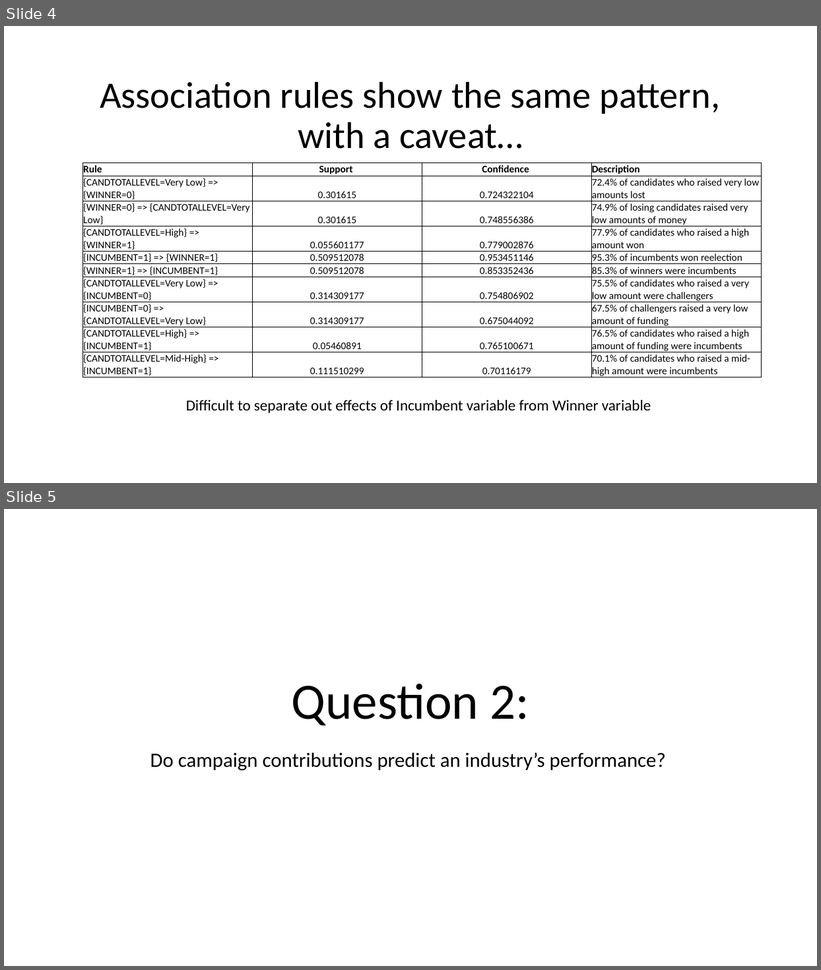
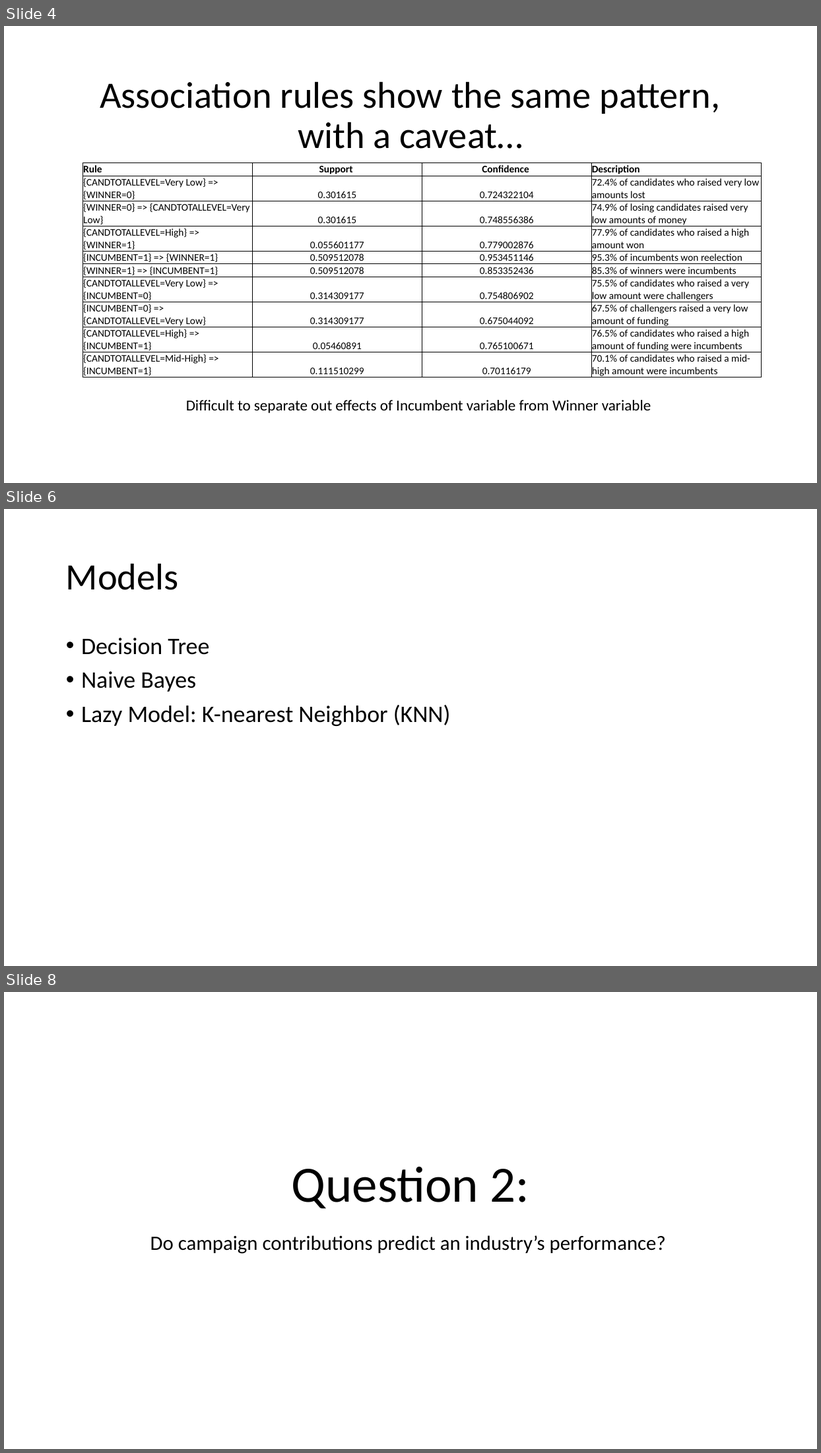
Before and after one commit to arifyali/50-percent-Chance-of-Awesome, a slide deck: Josh Slides.pptx. Shown one above the other, each under a label of ours: slides 4 and 5 before the commit, slides 4, 6 and 8 after it; the slides between them are not shown. The pictures are 821x970 and 821x1453 pixels, drawn with LibreOffice and Linux fonts; fonts in the diff are those of the drawing. Boxes give left, top, right and bottom in pixels: in the first picture for what was removed or moved away, otherwise in the second. Text is boxed around its words. In the diff, an @@ line names an element or a change of style, - is before the commit and + after.

```diff
--- a/Josh Slides.pptx
+++ b/Josh Slides.pptx
@@ slide 6 added at (x1=4, y1=509, x2=817, y2=966), background #FFFFFF @@
@@ title added at (x1=66, y1=563, x2=179, y2=590), 44 pt, text #000000 @@
+Models
@@ text added at (x1=81, y1=638, x2=451, y2=726), 28 pt, text #000000 @@
+• Decision Tree
+• Naive Bayes
+• Lazy Model: K-nearest Neighbor (KNN)
@@ what was slide 5 is now slide 8 @@
```
Also in this commit, not shown: 2 other slides added, 4 other files.
